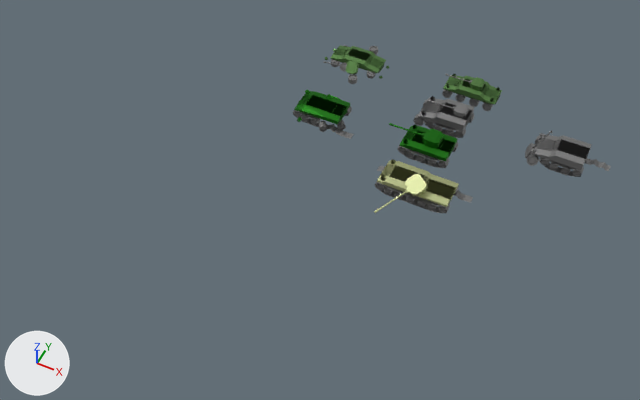
A saved change to the Blender file art/models/tanksDestroyed.blend.
Camera for both pictures: a 50 mm camera at (40.2, -131.8, 134.2) aimed at (-15.7, -19.9, -5.6). The axes (+X, +Y, +Z) are drawn at lower left. The lights are the same throughout. The picture after the commit comes second.

Script lines for the objects in view, before the commit:
```python
me_cube_006 = bpy.data.meshes.new('Cube.006')
me_cube_006.from_pydata(...)  # 320 vertices, 248 faces; spans x -5.1..10.3, y -1.9..1.9, z -1.1..1.9
me_cube_006.materials.append(mat_material_002)  # yellow #c2c991
me_cube_012 = bpy.data.meshes.new('Cube.012')
me_cube_012.from_pydata(...)  # 518 vertices, 380 faces; spans x -5.1..10.4, y -1.9..1.9, z -1.1..2.5
me_cube_012.materials.append(mat_material_003)  # green #5d884b
me_plane_001 = bpy.data.meshes.new('Plane.001')
me_plane_001.from_pydata(...)  # 1398 vertices, 1172 faces; spans x -7.3..13.7, y -7.5..2.7, z -0.4..2.6
me_plane_001.materials.append(mat_material_001)  # grey #888888
ob_cube_003 = bpy.data.objects.new('Cube.003', me_cube_006)
ob_cube_003.location = (0.0, -11.8, 0.0)
ob_cube_003.scale = (1.0, 1.76, 1.0)
ob_cube_009 = bpy.data.objects.new('Cube.009', me_cube_012)
ob_cube_009.location = (0.6, 20.7, 0.0)
ob_cube_009.scale = (0.792, 1.36, 0.792)
ob_plane_001 = bpy.data.objects.new('Plane.001', me_plane_001)
ob_plane_001.location = (0.0, -9.1, -2.0)
ob_plane_001.scale = (1.0, 0.835, 1.0)
# also in view: 'Cylinder.001' at (-23.4, -0.5, -0.5); 'Cube.015' at (26.2, 10.2, 0.7); 'Cube.018' at (-26.2, 20.7, -1.3); 'Cube' at (0.2, 0.0, 0.4); 'Cube.012' at (-25.2, -0.5, -0.2)
```
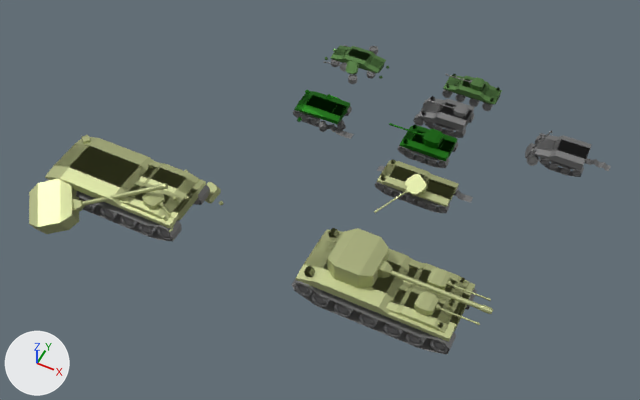
Commit message: boss 1 destroyed model

Boxes (x1, y1, x2, y2) around the edits, measured in the pictures (640 x 400 px):
'Cube.027', added
    after: (45, 135, 206, 229)
'Cube.026', added
    after: (296, 228, 475, 342)
'Plane.004', added
    after: (292, 278, 477, 355)
'Cube.025', added (yellow)
    after: (327, 228, 389, 288)
'Cube.023', added (yellow)
    after: (386, 259, 469, 333)
'Cube.028', added (yellow)
    after: (29, 179, 79, 234)
'Cube.030', added (yellow)
    after: (119, 161, 224, 221)
'Plane.005', added
    after: (46, 179, 210, 242)
'Cube.022', added (yellow)
    after: (414, 268, 451, 316)
'Cube.024', added
    after: (378, 260, 493, 314)
'Cube.029', added (yellow)
    after: (72, 183, 168, 211)
'Cube.034', added
    after: (142, 190, 165, 210)
'Cube.021', added
    after: (435, 280, 491, 325)
'Cube.031', added
    after: (205, 182, 221, 203)
'Cube.033', added
    after: (158, 202, 175, 233)

Patch to the scene script:
```diff
--- a/art/models/tanksDestroyed.blend.py
+++ b/art/models/tanksDestroyed.blend.py
@@ ob_cube_034 @@
+ob_cube_034 = bpy.data.objects.new('Cube.034', me_cube_035)  # 16 vertices, 14 faces; spans x -1.76..1.78, y -4.93..-1.1, z -0.72..0.83; in mat_material_007 (yellow #c2c991)
+ob_cube_034.location = (-41.3, -38.1, 2.3)
+ob_cube_034.rotation_euler = (0.0, 0.072, -0.295)  # degrees (0, 4.1, -17)
@@ ob_cube_033 @@
+ob_cube_033 = bpy.data.objects.new('Cube.033', me_cube_034)  # 108 vertices, 92 faces; spans x -6.09..-0.56, y -5.0..-2.47, z -2.88..0.45; in mat_material_007 (yellow #c2c991)
+ob_cube_033.location = (-34.3, -40.1, 1.8)
+ob_cube_033.rotation_euler = (0.0, 0.072, -0.295)  # degrees (0, 4.1, -17)
@@ ob_cube_031 @@
+ob_cube_031 = bpy.data.objects.new('Cube.031', me_cube_032)  # 16 vertices, 14 faces; spans x -1.76..1.78, y -1.91..1.91, z -0.72..0.83; in mat_material_007 (yellow #c2c991)
+ob_cube_031.location = (-36.5, -29.8, -3.8)
+ob_cube_031.rotation_euler = (2.609, 0.145, 2.691)  # degrees (149, 8.3, 154)
@@ ob_cube_030 @@
+ob_cube_030 = bpy.data.objects.new('Cube.030', me_cube_031)  # 472 vertices, 396 faces; spans x -10.9..9.0, y -6.4..7.6, z -7.0..0.7; in mat_material_007 (yellow #c2c991)
+ob_cube_030.location = (-42.2, -37.2, 1.3)
@@ ob_cube_029 @@
+ob_cube_029 = bpy.data.objects.new('Cube.029', me_cube_030)  # 92 vertices, 76 faces; spans x -15.8..7.1, y -1.2..1.1, z -1.1..1.2; in mat_material_007 (yellow #c2c991)
+ob_cube_029.location = (-45.9, -41.7, 3.3)
+ob_cube_029.rotation_euler = (0.608, -0.367, 0.381)  # degrees (35, -21, 22)
@@ ob_cube_028 @@
+ob_cube_028 = bpy.data.objects.new('Cube.028', me_cube_029)  # 16 vertices, 14 faces; spans x -4.59..4.63, y -4.97..4.97, z -1.88..2.17; in mat_material_007 (yellow #c2c991)
+ob_cube_028.location = (-62.5, -48.3, -2.6)
+ob_cube_028.rotation_euler = (0.303, -0.217, 0.53)  # degrees (17, -12, 30)
@@ ob_cube_027 @@
+ob_cube_027 = bpy.data.objects.new('Cube.027', me_cube_028)  # 236 vertices, 198 faces; spans x -10.8..21.9, y -6.7..6.7, z -6.6..1.3; in mat_material_007 (yellow #c2c991)
+ob_cube_027.location = (-58.4, -37.5, 1.0)
@@ ob_plane_005 @@
+ob_plane_005 = bpy.data.objects.new('Plane.005', me_plane_005)  # 1396 vertices, 1174 faces; spans x -15.8..16.0, y -7.1..7.1, z -2.2..2.9; in mat_material_006 (grey #888888)
+ob_plane_005.location = (-52.1, -37.5, -3.0)
@@ ob_cube_026 @@
+ob_cube_026 = bpy.data.objects.new('Cube.026', me_cube_027)  # 320 vertices, 248 faces; spans x -4.4..10.9, y -3.3..3.3, z -2.2..0.7; in mat_material_005 (yellow #c2c991)
+ob_cube_026.location = (0.2, -37.5, 1.0)
+ob_cube_026.scale = (2.0, 2.0, 2.0)
@@ ob_cube_025 @@
+ob_cube_025 = bpy.data.objects.new('Cube.025', me_cube_026)  # 16 vertices, 14 faces; spans x -1.78..1.76, y -1.91..1.91, z -0.72..0.83; in mat_material_005 (yellow #c2c991)
+ob_cube_025.location = (0.9, -37.2, 3.7)
+ob_cube_025.rotation_euler = (0.0, 0.0, -3.142)  # degrees (0, 0, -180)
+ob_cube_025.scale = (2.6, 2.6, 2.6)
@@ ob_cube_024 @@
+ob_cube_024 = bpy.data.objects.new('Cube.024', me_cube_025)  # 92 vertices, 76 faces; spans x -2.74..6.09, y -0.42..0.45, z -0.42..0.45; in mat_material_005 (yellow #c2c991)
+ob_cube_024.location = (20.0, -37.3, 3.5)
+ob_cube_024.rotation_euler = (0.0, 0.0, -3.142)  # degrees (0, 0, -180)
+ob_cube_024.scale = (2.6, 2.6, 2.6)
@@ ob_cube_023 @@
+ob_cube_023 = bpy.data.objects.new('Cube.023', me_cube_027.copy())  # modifiers MIRROR
+ob_cube_023.location = (16.4, -34.3, 1.3)
+ob_cube_023.rotation_euler = (0.0, 0.0, -3.142)  # degrees (0, 0, -180)
@@ ob_cube_022 @@
+ob_cube_022 = bpy.data.objects.new('Cube.022', me_cube_026.copy())  # modifiers MIRROR
+ob_cube_022.location = (15.9, -34.3, 2.6)
+ob_cube_022.rotation_euler = (0.0, 0.0, -3.142)  # degrees (0, 0, -180)
@@ ob_cube_021 @@
+ob_cube_021 = bpy.data.objects.new('Cube.021', me_cube_025.copy())  # modifiers MIRROR
+ob_cube_021.location = (23.2, -34.3, 2.6)
+ob_cube_021.rotation_euler = (0.0, 0.0, -3.142)  # degrees (0, 0, -180)
@@ ob_plane_004 @@
+ob_plane_004 = bpy.data.objects.new('Plane.004', me_plane_004)  # 1396 vertices, 1174 faces; spans x -7.9..8.0, y -3.6..3.6, z -1.1..1.5; in mat_material_004 (grey #888888)
+ob_plane_004.location = (6.5, -37.5, -3.0)
+ob_plane_004.scale = (2.0, 2.0, 2.0)
```
